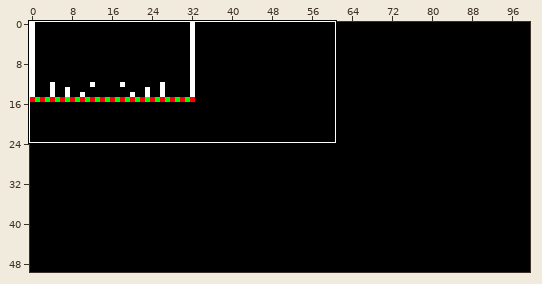
One commit to this sprite sheet: level.png. Above, an overview of the earlier version with the close-up marked.
Close-up. First the earlier version:
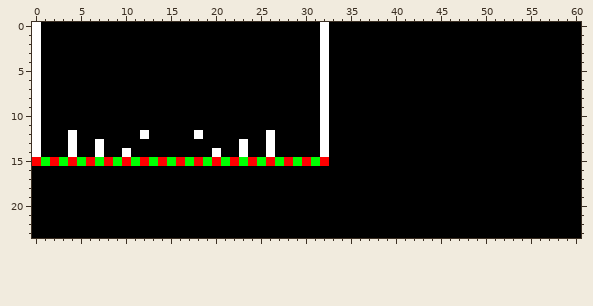
The file is 100x50 pixels. Shown: x 0..60, y 0..23.
Now the later version:
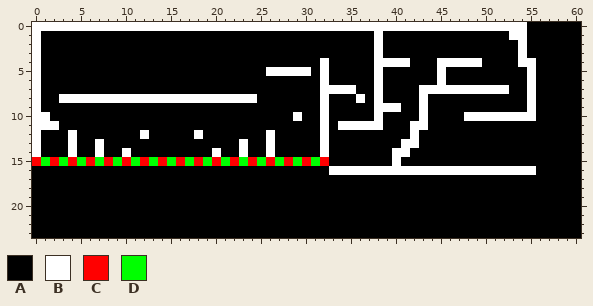
Palette (. is transparent): A #000000  B #ffffff  C #ff0000  D #00ff00
Edits made:
Colour B gives way to colour A in rows 1 to 3 at x 32.
Colour A gives way to colour B in row 0 at x 1 to 31 and 33 to 54; in row 1 at x 38 and 53 to 54; in rows 2 to 3 at x 38 and 54; in row 4 at x 38 to 41, 45 to 49 and 54 to 55; in row 5 at x 26 to 30, 38, 45 and 55; in row 6 at x 38, 45 and 55.
Colour A gives way to colour B in row 7 at x 33 to 35, 38, 43 to 52 and 55; in row 8 at x 3 to 24, 36, 38, 43 and 55; in row 9 at x 38 to 40, 43 and 55; in row 10 at x 1, 29, 38, 43 and 48 to 55; in row 11 at x 1 to 2, 34 to 38 and 42 to 43; in row 12 at x 42.
Colour A gives way to colour B in row 13 at x 41 to 42; in row 14 at x 40 to 41; in row 15 at x 40; in row 16 at x 33 to 55.
Where, in picture pixels (left, top, right, bottom), the same in both close-ups:
changed: (41, 22, 536, 175)
